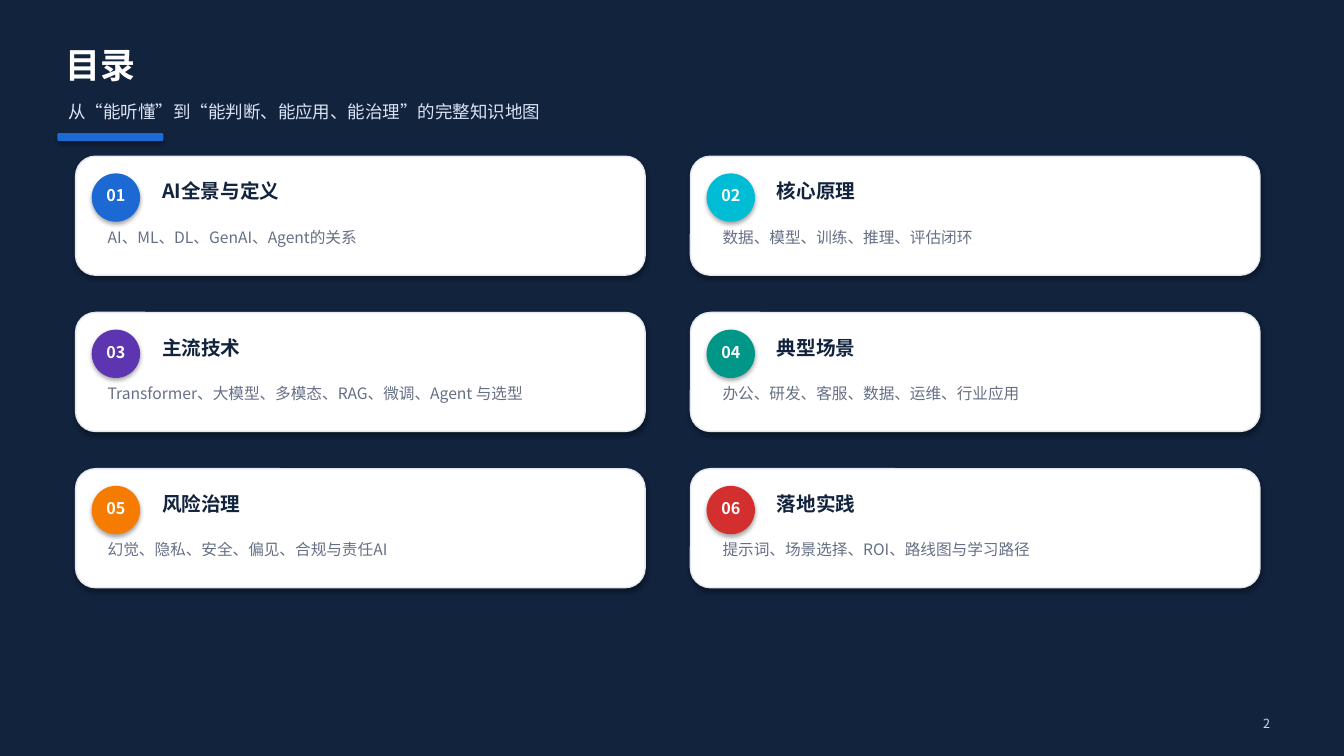
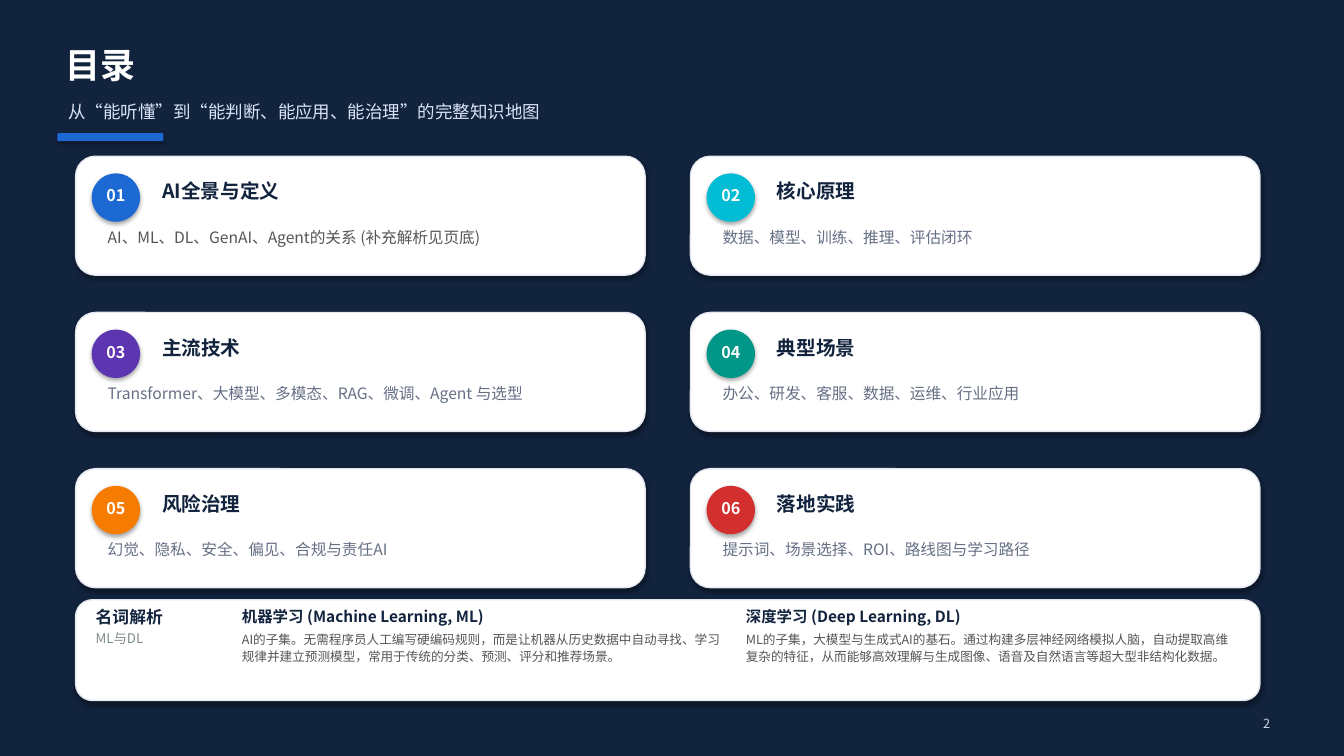
Before and after one commit to yu-chun-hui/AI-2026, a slide deck: slide 2 of AI知识介绍.pptx. Drawn at 1344x756 pixels with LibreOffice and Linux fonts; fonts in the diff are those of the drawing. Boxes give left, top, right and bottom in pixels: in the first picture for what was removed or moved away, otherwise in the second. Text is boxed around its words. In the diff, an @@ line names an element or a change of style, - is before the commit and + after.

```diff
--- a/AI知识介绍.pptx
+++ b/AI知识介绍.pptx
@@ text at (108,230,480,247): text changed; text colour #667085 to #555555 @@
-AI、ML、DL、GenAI、Agent的关系
+AI、ML、DL、GenAI、Agent的关系 (补充解析见页底)
@@ rounded rectangle added at (76,600,1260,701), fill #FFFFFF, outline #E4E8F0 1 pt @@
@@ text added at (96,608,163,644), 9.5 pt, text #7F8C8D @@
+名词解析
+ML与DL
@@ text added at (242,609,720,662), 9 pt, text #555555 @@
+机器学习 (Machine Learning, ML)
+AI的子集。无需程序员人工编写硬编码规则，而是让机器从历史数据中自动寻找、学习规律并建立预测模型，常用于传统的分类、预测、评分和推荐场景。
@@ text added at (746,609,1228,662), 9 pt, text #555555 @@
+深度学习 (Deep Learning, DL)
+ML的子集，大模型与生成式AI的基石。通过构建多层神经网络模拟人脑，自动提取高维复杂的特征，从而能够高效理解与生成图像、语音及自然语言等超大型非结构化数据。
```
